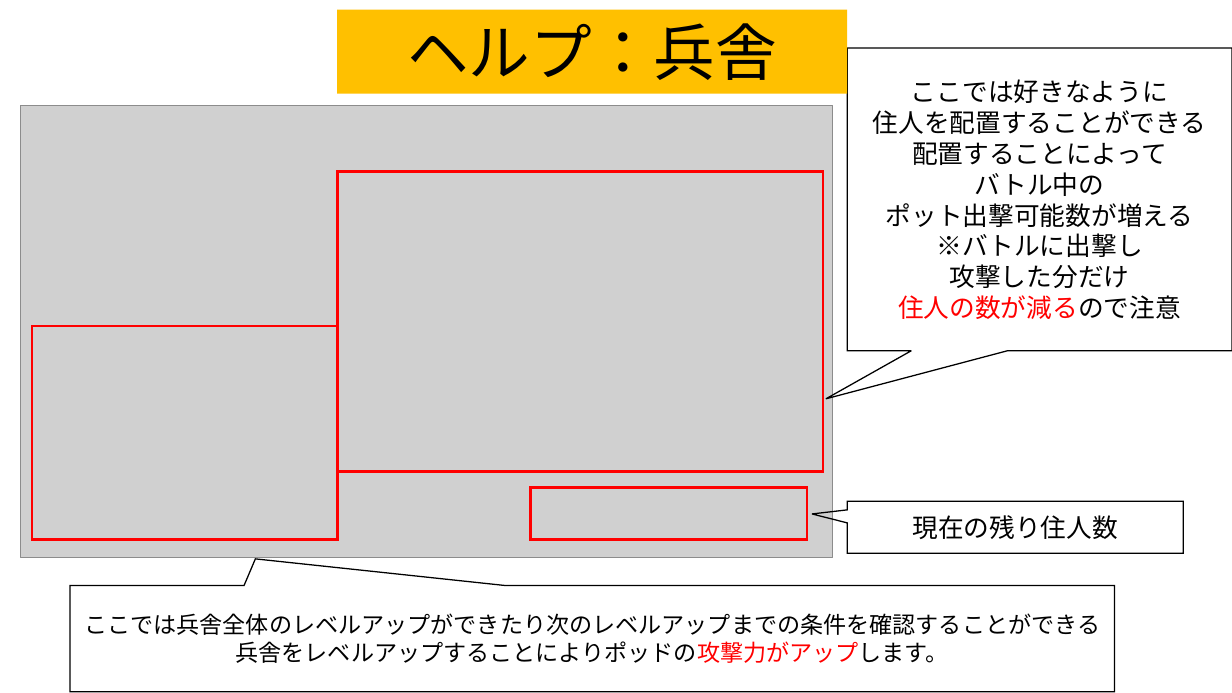
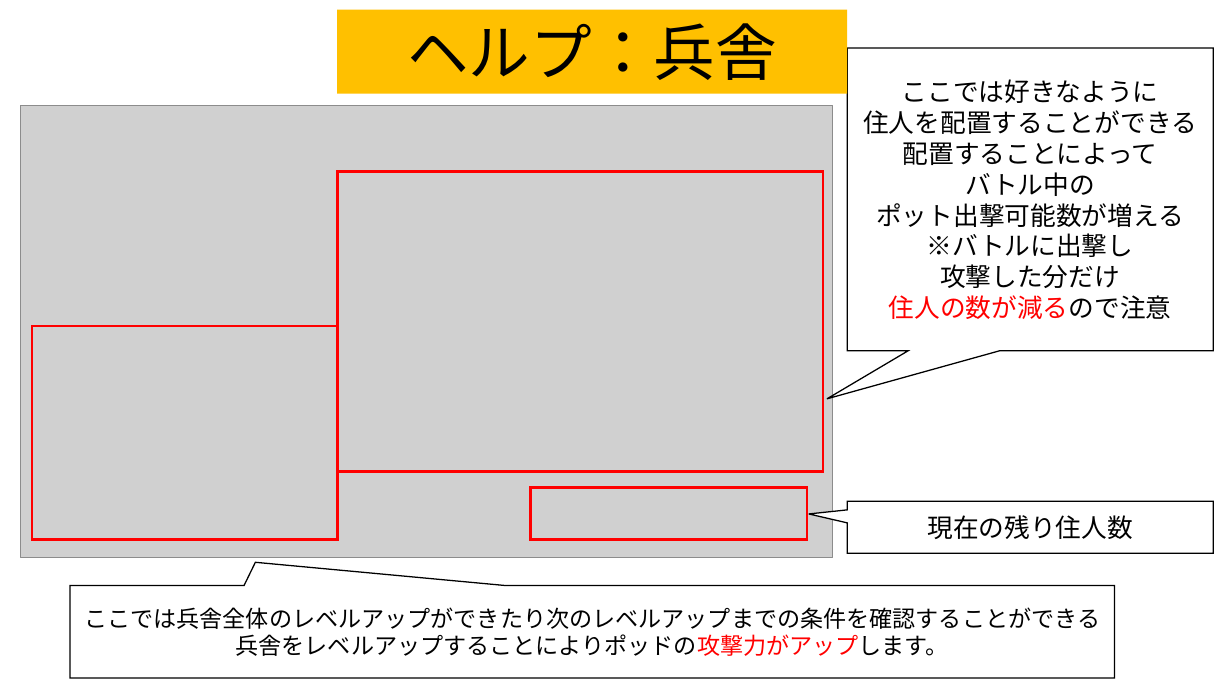
Before and after one commit to team556/team, a slide deck: slide 4 of 説明文.pptx. Drawn at 1232x693 pixels with LibreOffice and Linux fonts; fonts in the diff are those of the drawing; grey boxes stand for pictures. Boxes give left, top, right and bottom in pixels: in the first picture for what was removed or moved away, otherwise in the second. Text is boxed around its words. In the diff, an @@ line names an element or a change of style, - is before the commit and + after.

```diff
--- a/説明文.pptx
+++ b/説明文.pptx
@@ speech box "ここでは好きなように": place and size @@
-speech box "ここでは好きなように" at box(848, 48, 1232, 351)
+speech box "ここでは好きなように" at box(848, 48, 1214, 351)
@@ speech box "現在の残り住人数": place and size @@
-speech box "現在の残り住人数" at box(848, 501, 1184, 553)
+speech box "現在の残り住人数" at box(848, 501, 1214, 553)
@@ speech box "現在の残り住人数" at box(848, 501, 1214, 553): fill none to #FFFFFF @@
@@ speech box "ここでは兵舎全体のレベルアップができたり次のレベルアップまでの条件を確認することができる": place and size @@
-speech box "ここでは兵舎全体のレベルアップができたり次のレベルアップまでの条件を確認することができる" at box(70, 586, 1115, 692)
+speech box "ここでは兵舎全体のレベルアップができたり次のレベルアップまでの条件を確認することができる" at box(70, 586, 1115, 678)
```
Also in this commit, not shown: 6 other slides changed, 4 other files.
